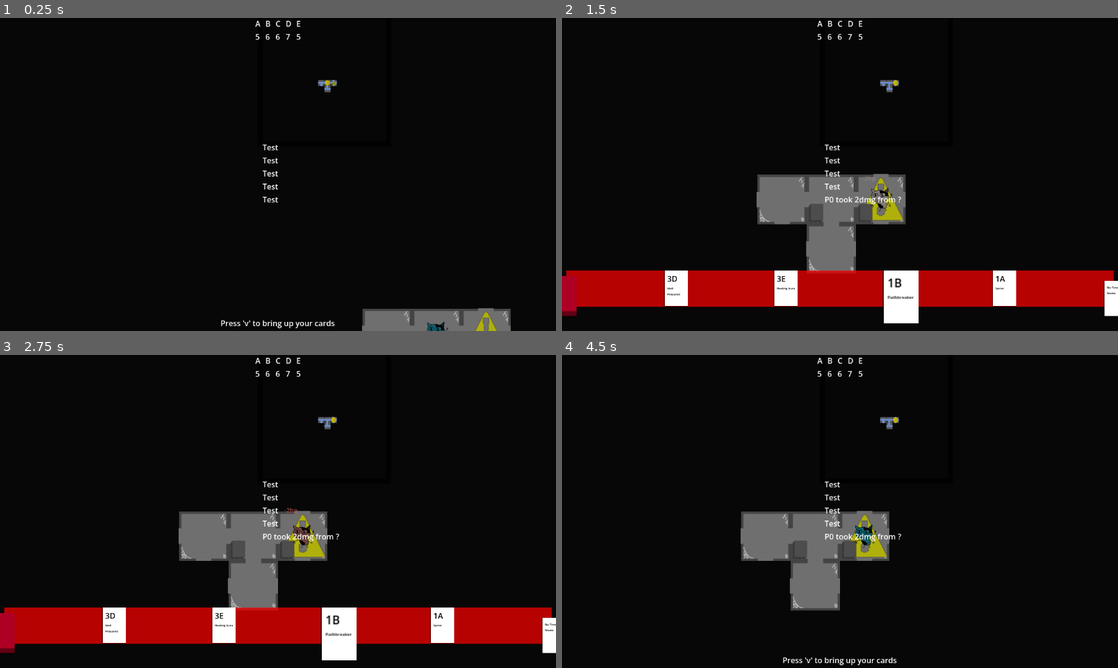
Above: before the commit, frames 1-4 (two rows, left to right).
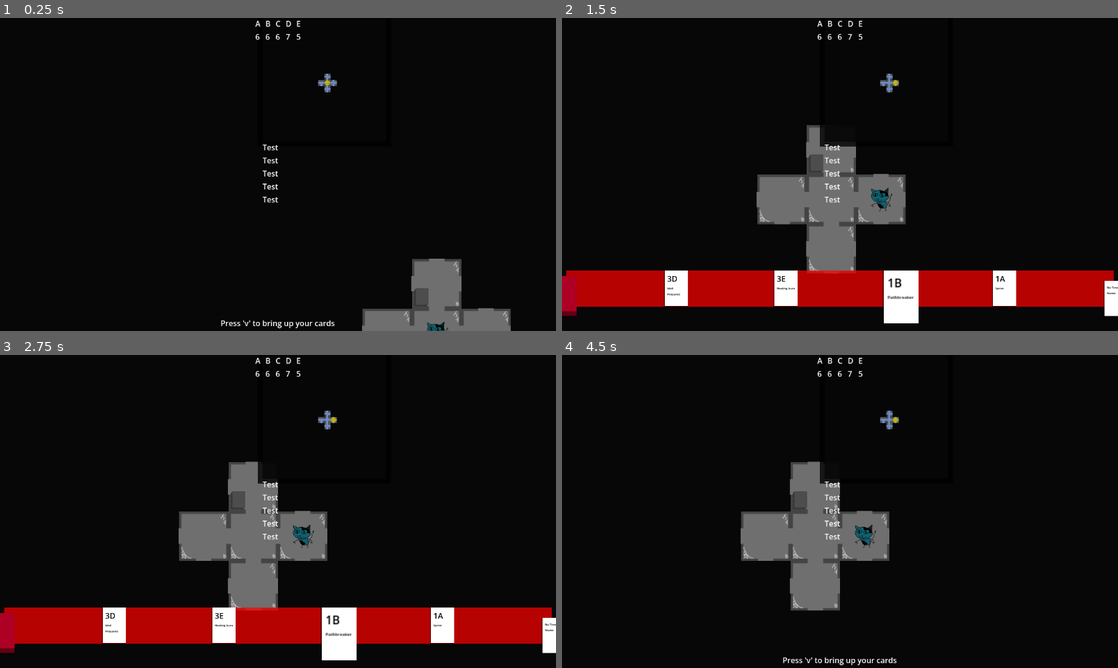
Above: after the commit, the same moments.

Repository: emrysshevek/gameganggame
Game: Godot game, scene res://scenes/GameScene.tscn
The game is run twice, just before and just after one commit, with the same random seed, the same clock (stepped at 60 frames per second) and the same inputs.
Inputs (mouse positions are in pixels of both pictures, inside the frame that each line leads up to):
- Up to frame 1 (0.25 s): no input
- Up to frame 2 (1.5 s): tap V (debug_v) at 0.5, 1.25 s; move the mouse to (962, 158) at 0.52 s; hold D (move_right) 0.53-1.25 s; tap G (discard) at 0.6 s; click (962, 158) at 0.67 s; drag from (728, 190) to (812, 237) at 1.27 s
- Up to frame 3 (2.75 s): move the mouse to (333, 442) at 2.02 s; hold D (move_right) from 2.03 s (still down); tap C (toggle_cursor) at 2.1 s
- Up to frame 4 (4.5 s): release D (move_right) at 2.75 s; click "Draw" at 2.75 s; click "Discard" at 3.5 s; tap Enter (toggle_end_turn) at 4.25 s; drag from (812, 574) to (673, 464) at 4.27 s

The runs differ from the first frame. In frame 1, 1.6% of the frame differs, in the area x 45-90%, y 5-100%; in frame 2, 1.8%; in frame 3, 2.0%, in the area x 41-61%, y 5-66%; in frame 4, 2.0%.

Commit message:
readded test map

Diff:
--- a/scenes/grid_manager.gd
+++ b/scenes/grid_manager.gd
@@ -72,9 +72,12 @@
 	#adding the newly generated map to the floor map grid
 	floor_maps[level] = new_map_grid
 	#generating all the parts of the map
-	generate_map(0)
-	generate_hazards(0, 10)
-	generate_loot_piles(0, 2)
+	if test_map_on == false:
+		generate_map(0)
+		generate_hazards(0, 10)
+		generate_loot_piles(0, 2)
+	else:
+		setup_test_map(0)
 
 func add_path(tile1:Tile, tile2:Tile):
 	var connection_direction = get_path_direction(tile1, tile2)
@@ -134,6 +137,58 @@
 		each_tile.reset_to_hidden()
 	map_generated.emit()
 
+func setup_test_map(level:int):
+	var current_floor_tiles = floor_maps[level]
+	var tiles:Array[Tile] = _get_all_tiles(level)
+	##setting up blank, fully connected outer tiles
+	for each_tile in tiles:
+		if each_tile.grid_coordinates.x < 8 or each_tile.grid_coordinates.x > 13 and each_tile.grid_coordinates.y < 8 or each_tile.grid_coordinates.y > 13:
+			for connecting_tile in get_tiles_in_crow_flies_range(level, each_tile.grid_coordinates, 1):
+				if connecting_tile != each_tile:
+					add_path(each_tile, connecting_tile)
+		##setting up accessible player spawn rooms
+		elif each_tile.grid_coordinates.x == 10 or each_tile.grid_coordinates.x == 11 and each_tile.grid_coordinates.y == 10 or each_tile.grid_coordinates.y == 11:
+			for connecting_tile in get_tiles_in_crow_flies_range(level, each_tile.grid_coordinates, 1):
+				if connecting_tile != each_tile:
+					add_path(each_tile, connecting_tile)
+	##setting up inaccessable room at 9,9
+	#for each_tile in get_tiles_in_crow_flies_range(level, Vector2i(9,9), 1):
+		#remove_path(current_floor_tiles[9][9], each_tile)
+	##loot pile rooms at 10,9 + 11,9 + 11,12
+	add_loot_pile(current_floor_tiles[10][9])
+	add_path(current_floor_tiles[10][9], current_floor_tiles[11][9])
+	add_path(current_floor_tiles[10][9], current_floor_tiles[10][10])
+	add_loot_pile(current_floor_tiles[11][9])
+	add_path(current_floor_tiles[11][9], current_floor_tiles[11][10])
+	add_path(current_floor_tiles[11][9], current_floor_tiles[12][9])
+	add_loot_pile(current_floor_tiles[11][12])
+	add_path(current_floor_tiles[11][12], current_floor_tiles[11][11])
+	add_path(current_floor_tiles[11][12], current_floor_tiles[12][12])
+	##hazards in rooms 12,9 + 12,10 + 12,12
+	add_hazard(current_floor_tiles[12][9])
+	add_path(current_floor_tiles[12][9], current_floor_tiles[12][10])
+	add_hazard(current_floor_tiles[12][10])
+	add_path(current_floor_tiles[12][10], current_floor_tiles[11][10])
+	##other testing room connections 9,10 + 9,11 + 9,12 + 10,11 + 10,12
+	add_path(current_floor_tiles[9][10], current_floor_tiles[10][10])
+	add_path(current_floor_tiles[9][10], current_floor_tiles[8][10])
+	add_path(current_floor_tiles[9][10], current_floor_tiles[10][10])
+	add_path(current_floor_tiles[9][11], current_floor_tiles[10][11])
+	add_path(current_floor_tiles[9][12], current_floor_tiles[10][12])
+	add_path(current_floor_tiles[10][11], current_floor_tiles[10][12])
+	for each_tile in tiles:
+		each_tile.reset_to_hidden()
+	map_generated.emit()
+
+func add_hazard(tile:Tile) -> void:
+	var new_hazard = Hazard.new()
+	tile.add_hazard(new_hazard)
+
+func add_loot_pile(tile:Tile) -> void:
+	for i in randi_range(1,3):
+		var new_card:LootCard = _loot_card_scene.instantiate()
+		new_card.is_faceup = false
+		tile.add_grid_card(new_card)
 
 func generate_hazards(_level:int, frequency:int):
 	#makes hazards in random tiles. higher frequency value means fewer hazards
